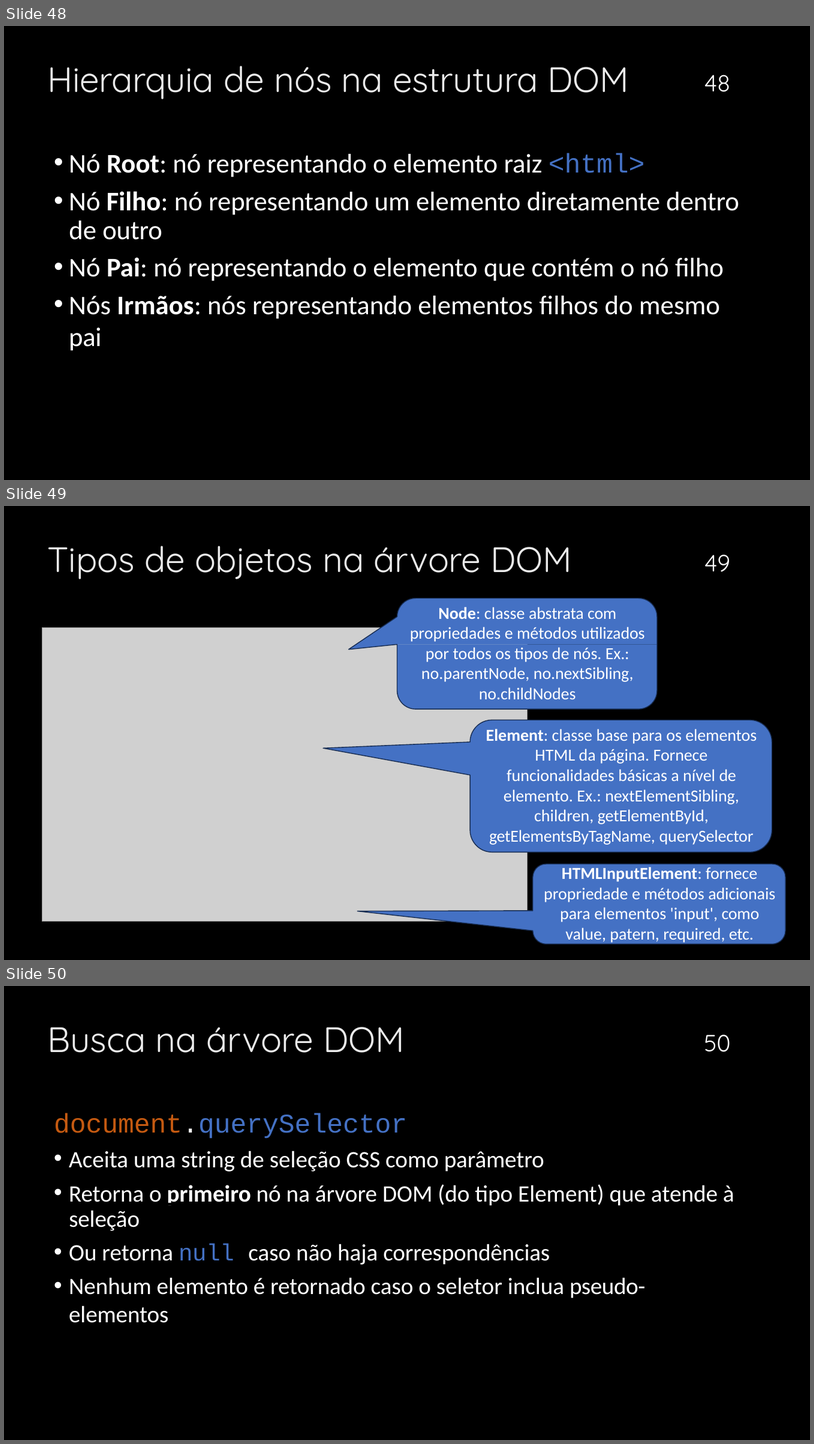
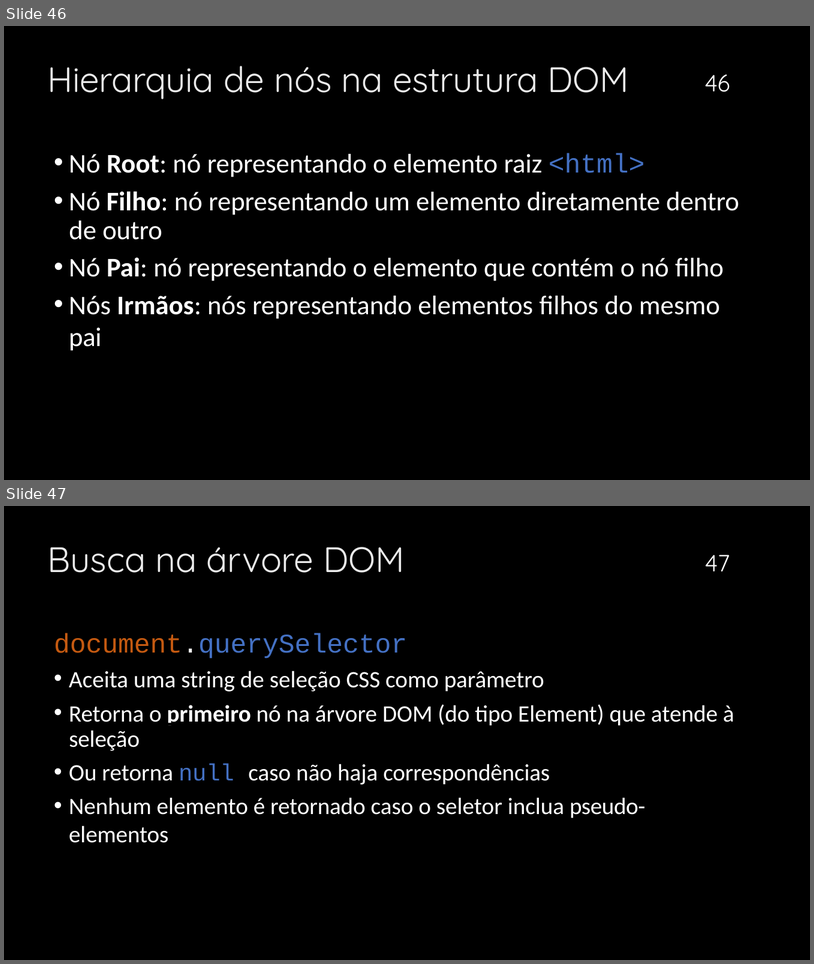
Before and after one commit to mizaelcarlos/Infonet---3-Ano-2025, a slide deck: Programação Client-Side/JavaScript.pptx. Shown one above the other, each under a label of ours: slides 48, 49 and 50 before the commit, slides 46 and 47 after it. The pictures are 814x1444 and 814x964 pixels, drawn with LibreOffice and Linux fonts; fonts in the diff are those of the drawing; grey boxes stand for pictures; background and template pictures are left out. Boxes give left, top, right and bottom in pixels: in the first picture for what was removed or moved away, otherwise in the second. Text is boxed around its words. In the diff, an @@ line names an element or a change of style, - is before the commit and + after.

```diff
--- a/Programação Client-Side/JavaScript.pptx
+++ b/Programação Client-Side/JavaScript.pptx
@@ slide 49 removed at box(4, 506, 810, 960), background picture (left out) @@
@@ title removed at box(48, 546, 572, 579) @@
-Tipos de objetos na árvore DOM
@@ page number removed at box(705, 555, 731, 572) @@
-49
@@ text removed at box(410, 607, 776, 943) @@
-Node: classe abstrata com propriedades e métodos utilizados por todos os tipos de nós. Ex.: no.parentNode, no.nextSibling, no.childNodes
-Element: classe base para os elementos HTML da página. Fornece funcionalidades básicas a nível de elemento. Ex.: nextElementSibling, children, getElementById, getElementsByTagName, querySelector
-HTMLInputElement: fornece propriedade e métodos adicionais para elementos 'input', como value, patern, required, etc.
@@ group removed at box(42, 598, 786, 943): 6 freeform shapes, 1 picture @@
@@ what was slide 48 is now slide 46 @@
@@ page number at box(705, 74, 730, 92): text changed @@
-48
+46
@@ what was slide 50 is now slide 47 @@
@@ page number at box(705, 555, 731, 571): text changed @@
-50
+47
```
Also in this commit, not shown: 7 slides changed, 3 slides added, 1 other slide removed, 5 other files.
